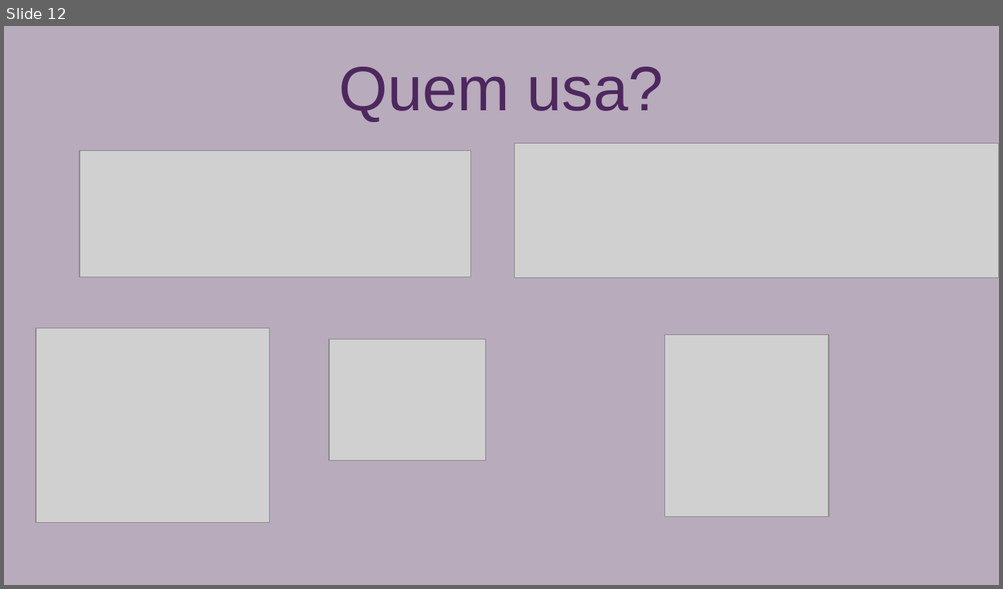
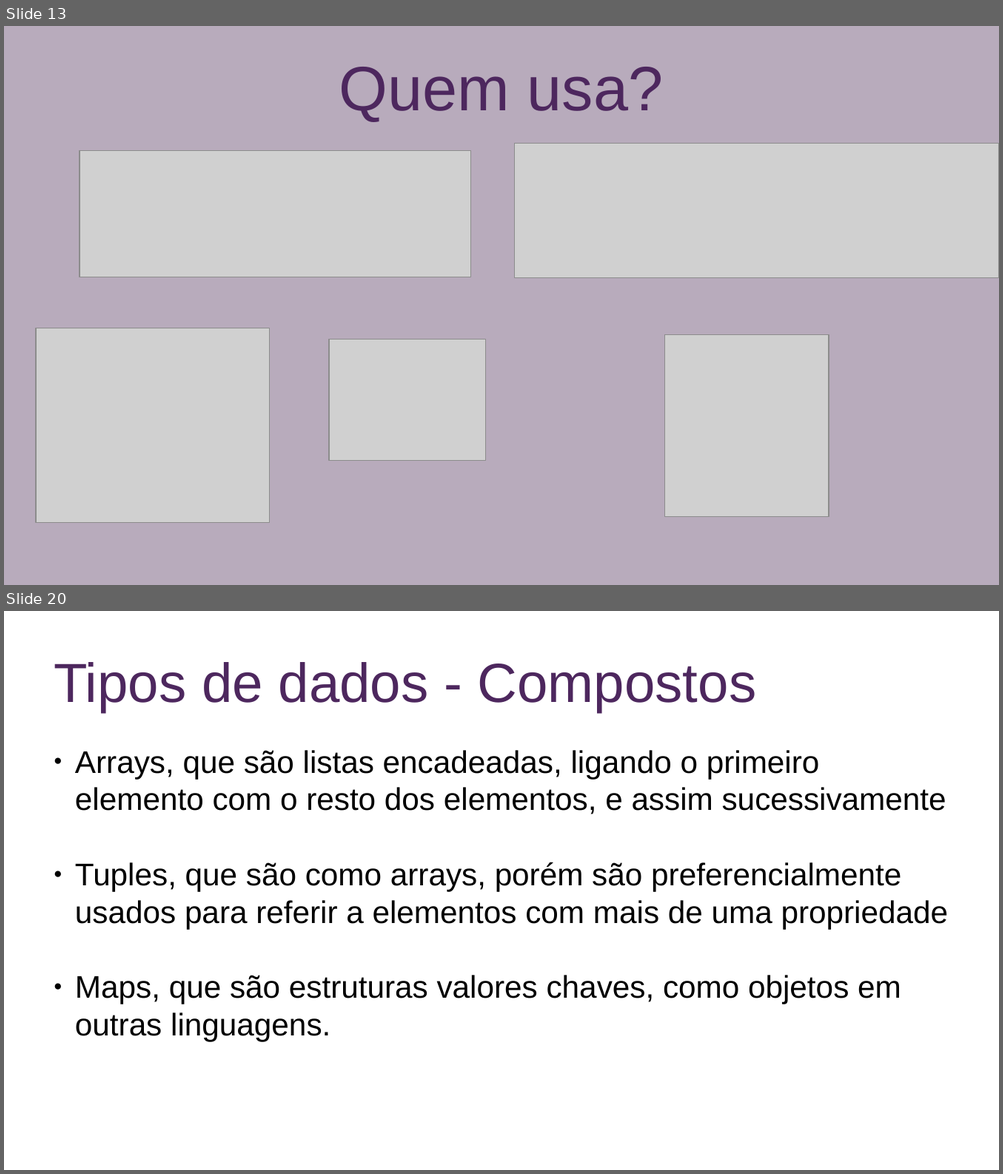
Before and after one commit to paulosergiolima/seccomp_stuff, a slide deck: main.odp. Shown one above the other, each under a label of ours: slide 12 before the commit, slides 13 and 20 after it; the slides between them are not shown. The pictures are 1003x589 and 1003x1174 pixels, drawn with LibreOffice and Linux fonts; fonts in the diff are those of the drawing; grey boxes stand for pictures. Boxes give left, top, right and bottom in pixels: in the first picture for what was removed or moved away, otherwise in the second. Text is boxed around its words. In the diff, an @@ line names an element or a change of style, - is before the commit and + after.

```diff
--- a/main.odp
+++ b/main.odp
@@ slide 20 added at bbox=[4, 611, 999, 1170], background #FFFFFF @@
@@ title added at bbox=[54, 662, 757, 712], 44 pt, text #4D275E @@
+Tipos de dados - Compostos
@@ text added at bbox=[75, 750, 948, 1042], 25 pt, text #000000 @@
+● Arrays, que são listas encadeadas, ligando o primeiro elemento com o resto dos elementos, e assim sucessivamente
+● Tuples, que são como arrays, porém são preferencialmente usados para referir a elementos com mais de uma propriedade
+● Maps, que são estruturas valores chaves, como objetos em outras linguagens.
@@ what was slide 12 is now slide 13 @@
```
Also in this commit, not shown: 11 slides changed, 16 other slides added, 14 other files.
